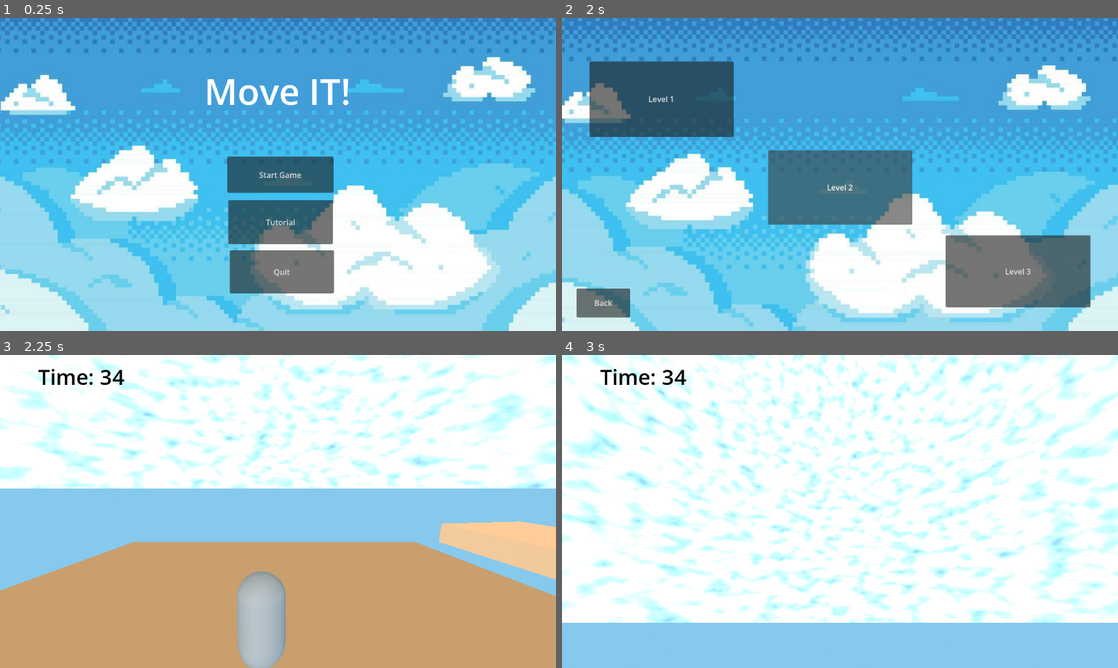
Above: before the commit, frames 1-4 (two rows, left to right).
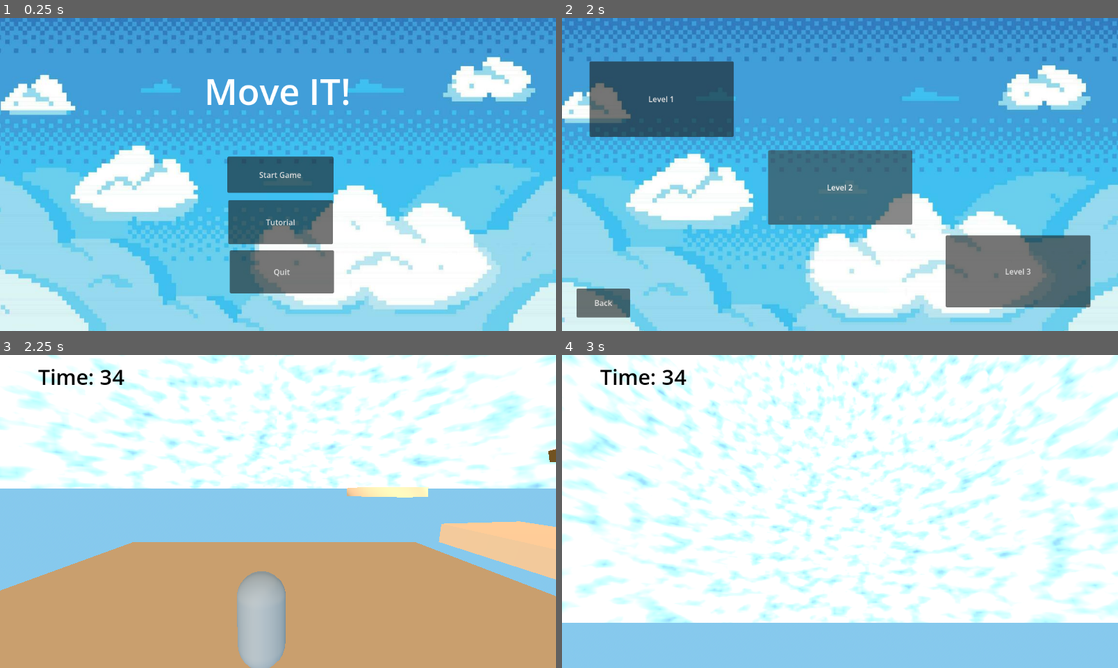
Above: after the commit, the same moments.

Repository: dbpkc15/CapstoneProject
Game: Godot game, scene res://main_menu.tscn
Same seed, same stepped clock (60 frames per second), same inputs: the game is played once before the commit and once after it.
Inputs (mouse positions are in pixels of both pictures, inside the frame that each line leads up to):
- Up to frame 1 (0.25 s): no input
- Up to frame 2 (2 s): click "Start Game" at 0.5 s; click "Start Game" at 1.25 s
- Up to frame 3 (2.25 s): click "Level 3" at 2 s
- Up to frame 4 (3 s): tap Enter (ui_accept) at 2.75 s; move the mouse to (867, 511) at 2.77 s; hold W (UpMovement) from 2.78 s (still down)

Frames 1-2 are identical in both runs. In frame 3, 0.5% of the frame differs, in the area x 62-100%, y 30-46%; in frame 4, nothing differs.

Commit message:
added in platforms in my level for optional coins

Diff:
--- a/capstone-project/Level_3.tscn
+++ b/capstone-project/Level_3.tscn
@@ -139,6 +139,30 @@
 height = 1.3437656
 material = SubResource("StandardMaterial3D_4c57u")
 
+[node name="CSGCylinder3D8" type="CSGCylinder3D" parent="DirectionalLight3D/CSGBox3D" unique_id=1365245512]
+transform = Transform3D(0.9983257, 0.00057416747, 0.057840455, -0.00060735556, 0.9999995, 0.00055615586, -0.05784011, -0.00059035723, 0.9983256, -4.175931, 15.476527, 32.440247)
+radius = 2.0
+height = 1.6718829
+material = SubResource("StandardMaterial3D_4c57u")
+
+[node name="CSGCylinder3D9" type="CSGCylinder3D" parent="DirectionalLight3D/CSGBox3D" unique_id=1756922444]
+transform = Transform3D(0.9983257, 0.00057416747, 0.057840455, -0.00060735556, 0.9999995, 0.00055615586, -0.05784011, -0.00059035723, 0.9983256, 1.8243563, 16.976524, 30.439953)
+radius = 2.0
+height = 0.6718828
+material = SubResource("StandardMaterial3D_4c57u")
+
+[node name="CSGCylinder3D7" type="CSGCylinder3D" parent="DirectionalLight3D/CSGBox3D" unique_id=456336516]
+transform = Transform3D(0.99832577, 0.0005741676, 0.057840455, -0.00060735556, 0.99999964, 0.0005561559, -0.057840105, -0.0005903573, 0.99832565, 13.824163, 14.640586, 16.44015)
+radius = 2.0
+height = 1.3437656
+material = SubResource("StandardMaterial3D_4c57u")
+
+[node name="CSGCylinder3D6" type="CSGCylinder3D" parent="DirectionalLight3D/CSGBox3D" unique_id=337513234]
+transform = Transform3D(0.99832577, 0.0005741676, 0.057840455, -0.00060735556, 0.99999964, 0.0005561559, -0.057840105, -0.0005903573, 0.99832565, 8.824356, 3.9765267, -12.560048)
+radius = 3.0
+height = 0.6718828
+material = SubResource("StandardMaterial3D_4c57u")
+
 [node name="CSGBox3D4" type="CSGBox3D" parent="DirectionalLight3D/CSGBox3D" unique_id=1537096470]
 transform = Transform3D(1, 0, 0, 0, 1, 0, 0, 0, 1, 20.65919, 2.315456, 1.1315248)
 size = Vector3(4, 3, 8)
@@ -149,6 +173,11 @@
 size = Vector3(10, 1.1749268, 5)
 material = SubResource("StandardMaterial3D_1u8w0")
 
+[node name="CSGBox3D8" type="CSGBox3D" parent="DirectionalLight3D/CSGBox3D" unique_id=1366480769]
+transform = Transform3D(0.9659258, -0.25881904, 0, 0.25881904, 0.9659258, 0, 0, 0, 1, 25.15359, 7.357993, -12.368476)
+size = Vector3(3, 1, 3)
+material = SubResource("StandardMaterial3D_1u8w0")
+
 [node name="CSGBox3D5" type="CSGBox3D" parent="DirectionalLight3D/CSGBox3D" unique_id=1584601462]
 transform = Transform3D(1, 0, 0, 0, 1, 0, 0, 0, 1, 6.7098703, 13.342465, 15.248418)
 size = Vector3(4, 0.867, 5)
